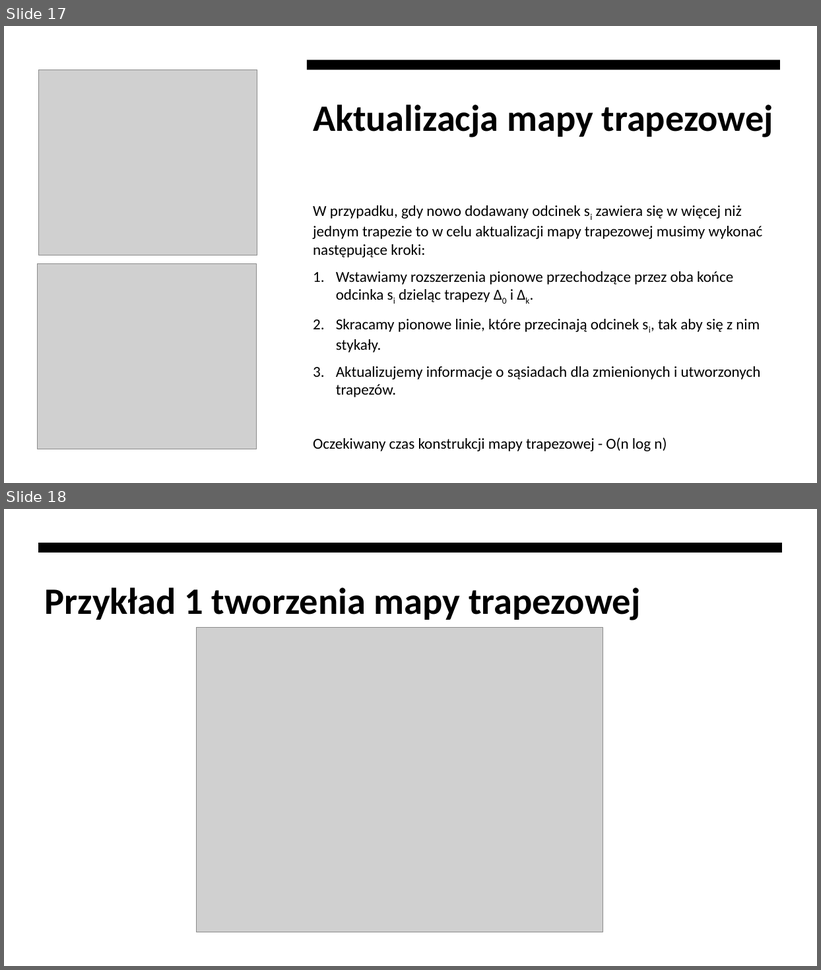
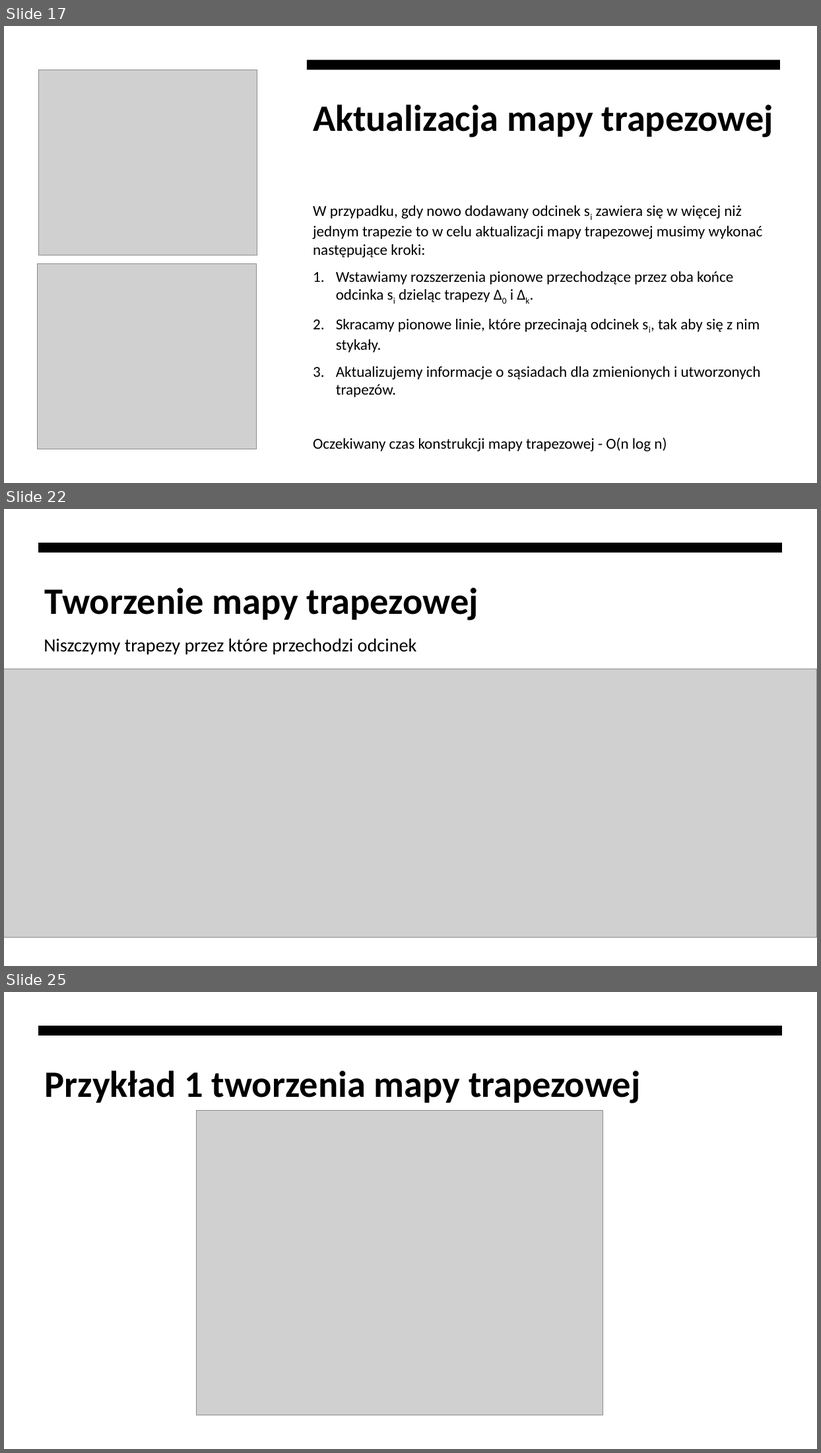
Before and after one commit to mcjwsn/Lokalizacja_punktu_na_plaszczynznie_przy_uzyciu_metody_trapezowej, a slide deck: Na razie niech zostanie powerpoint.pptx. Shown one above the other, each under a label of ours: slides 17 and 18 before the commit, slides 17, 22 and 25 after it; the slides between them are not shown. The pictures are 821x970 and 821x1453 pixels, drawn with LibreOffice and Linux fonts; fonts in the diff are those of the drawing; grey boxes stand for pictures. Boxes give left, top, right and bottom in pixels: in the first picture for what was removed or moved away, otherwise in the second. Text is boxed around its words. In the diff, an @@ line names an element or a change of style, - is before the commit and + after.

```diff
--- a/Na razie niech zostanie powerpoint.pptx
+++ b/Na razie niech zostanie powerpoint.pptx
@@ slide 22 added at [4, 509, 817, 966], background #FFFFFF @@
@@ rectangle added at [4, 509, 817, 966], fill #FFFFFF @@
@@ freeform shape added at [39, 543, 783, 553], fill #000000 @@
@@ title added at [45, 588, 479, 621], 44 pt, text #000000, bold @@
+Tworzenie mapy trapezowej
@@ text added at [44, 638, 417, 655], 22 pt, text #000000 @@
+Niszczymy trapezy przez które przechodzi odcinek
@@ picture added at [4, 669, 817, 938] @@
@@ what was slide 18 is now slide 25 @@
```
Also in this commit, not shown: 1 slide changed, 6 other slides added, 2 other files.
